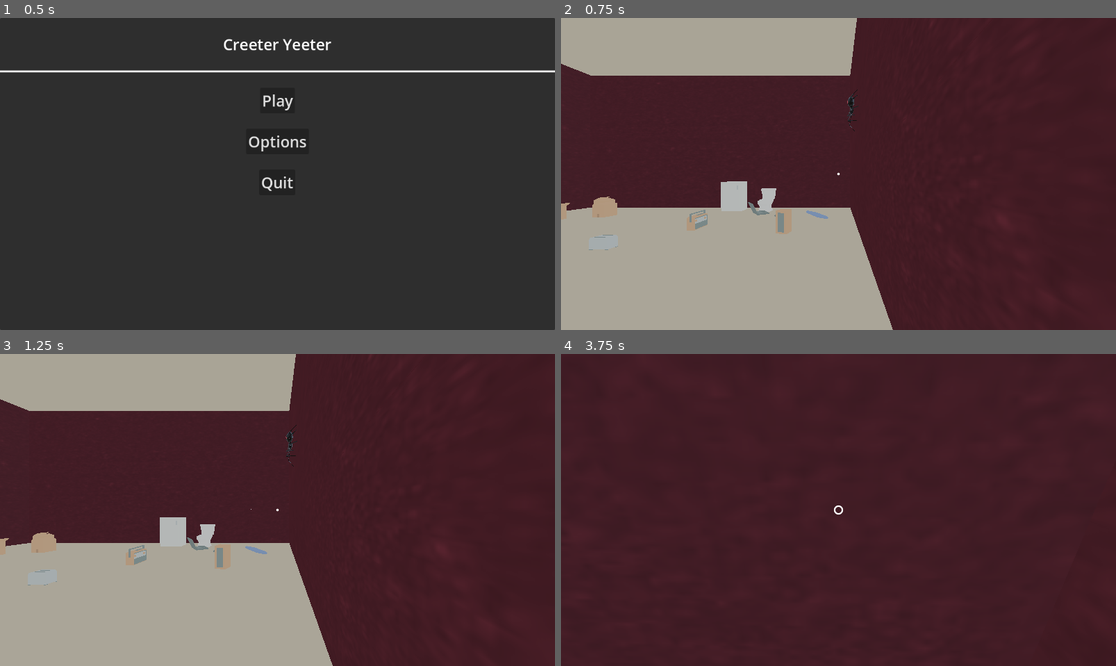
Above: before the commit, frames 1-4 (two rows, left to right).
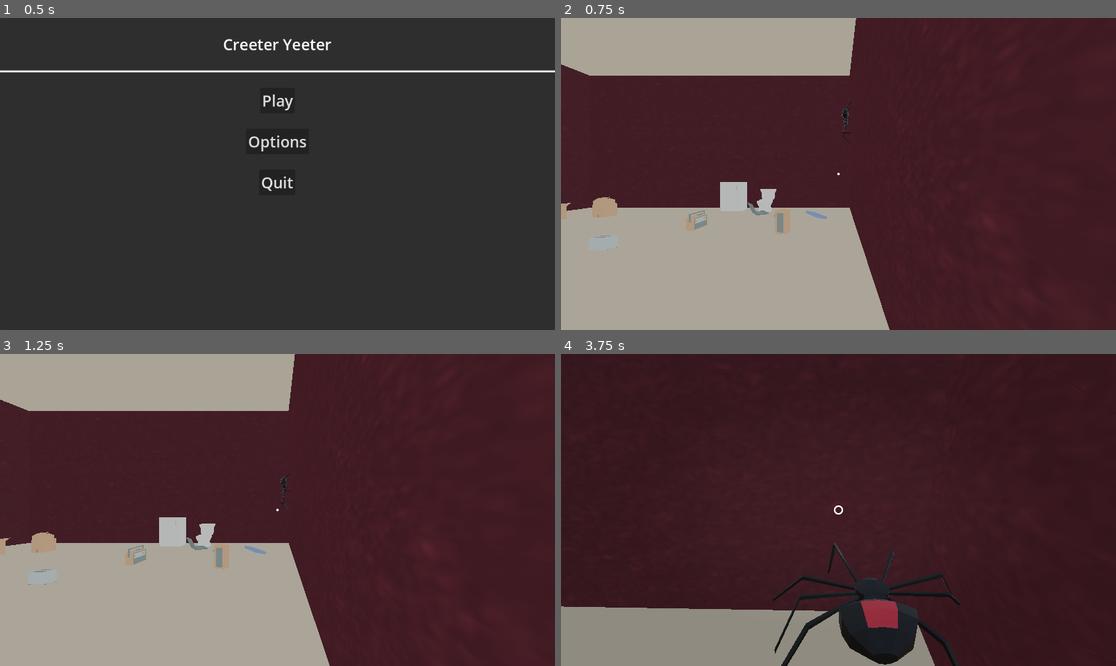
Above: after the commit, the same moments.

Repository: rcorre/wildjam84
Game: Godot game, scene res://menus/title/Title.tscn
Same seed, same stepped clock (60 frames per second), same inputs: the game is played once before the commit and once after it.
Inputs (mouse positions are in pixels of both pictures, inside the frame that each line leads up to):
- Up to frame 1 (0.5 s): no input
- Up to frame 2 (0.75 s): click "Play" at 0.5 s
- Up to frame 3 (1.25 s): no input
- Up to frame 4 (3.75 s): tap Enter at 1.25 s; move the mouse to (866, 510) at 1.27 s; hold Right mouse button (drop) 1.28-2.03 s; hold W (forward) from 1.28 s (still down); tap Space (jump) at 1.52, 2.27 s; move the mouse to (810, 510) at 2.02 s; click (810, 510) at 2.1 s; move the mouse to (849, 503) at 2.77 s; hold Right mouse button (drop) 2.78-3.53 s; move the mouse to (832, 516) at 3.52 s; click (832, 516) at 3.6 s

Frame 1 is identical in both runs. In frame 2, 0.5% of the frame differs, in the area x 0-60%, y 0-100%; in frame 3, 0.5%; in frame 4, 14%, in the area x 0-72%, y 57-100%.

Commit message:
Add jank

Diff:
--- a/scenes/Bugs/Bug.gd
+++ b/scenes/Bugs/Bug.gd
@@ -36,6 +36,9 @@
 var jump_charge := 0.0
 var face_hugging: Player
 
+var last_floor_normal := Vector3.ZERO
+var last_turn := -1.0
+
 func _ready() -> void:
 	var timer := Timer.new()
 	add_child(timer)
@@ -55,8 +58,15 @@
 	else:
 		jump_charge = move_toward(jump_charge, 0.0, delta)
 
+	if last_turn != -1:
+		last_turn += delta
+
 	if not face_hugging:
-		move_and_slide()
+		var collision := move_and_collide(basis.z * delta * speed)
+		if collision and (last_turn == -1 or last_turn > 2):
+			last_turn = 0
+			basis = Basis.looking_at(collision.get_normal(0).cross(up_direction), collision.get_normal(0))
+		# move_and_slide()
 
 func maybe_jump(delta: float) -> void:
 	var player := jump_area.get_overlapping_bodies()[0] as Player
--- a/scenes/Bugs/Controller/BugController.gd
+++ b/scenes/Bugs/Controller/BugController.gd
@@ -11,19 +11,19 @@
 		],
 		"min_spawn_frequency": 5.0,
 		"max_spawn_frequency": 10.0,
-		"max_concurrent_bugs": 3,
+		"max_concurrent_bugs": 2,
 	},
-	{
-		"bugs": [
-			{
-				"name": "Spider",
-				"chance": 100,
-			},
-		],
-		"min_spawn_frequency": 3.0,
-		"max_spawn_frequency": 7.0,
-		"max_concurrent_bugs": 5,
-	},
+	# {
+	# 	"bugs": [
+	# 		{
+	# 			"name": "Spider",
+	# 			"chance": 100,
+	# 		},
+	# 	],
+	# 	"min_spawn_frequency": 3.0,
+	# 	"max_spawn_frequency": 7.0,
+	# 	"max_concurrent_bugs": 6,
+	# },
 	# # todo: get more bug models
 	# {
 	# 	"bugs": [
@@ -133,9 +133,9 @@
 	add_child(next_bug)
 	_place_on_bounds(
 		next_bug,
-		Vector2(-5.9, 5.9),
-		Vector2(-2.9, 2.9),
-		Vector2(-5.9, 5.9),
+		Vector2(-5.75, 5.75),
+		Vector2(-2.75, 2.75),
+		Vector2(-5.75, 5.75),
 	)
 
 func with_args(
--- a/scenes/Player.gd
+++ b/scenes/Player.gd
@@ -152,7 +152,6 @@
 			visible_bugs.push_back(bug)
 
 	if visible_bugs.size() == 0:
-		# panic = move_toward(panic, 0.0, delta * PANIC_RECOVERY_RATE)
 		_apply_panic(delta * PANIC_RECOVERY_RATE, 0.0)
 		return
 
